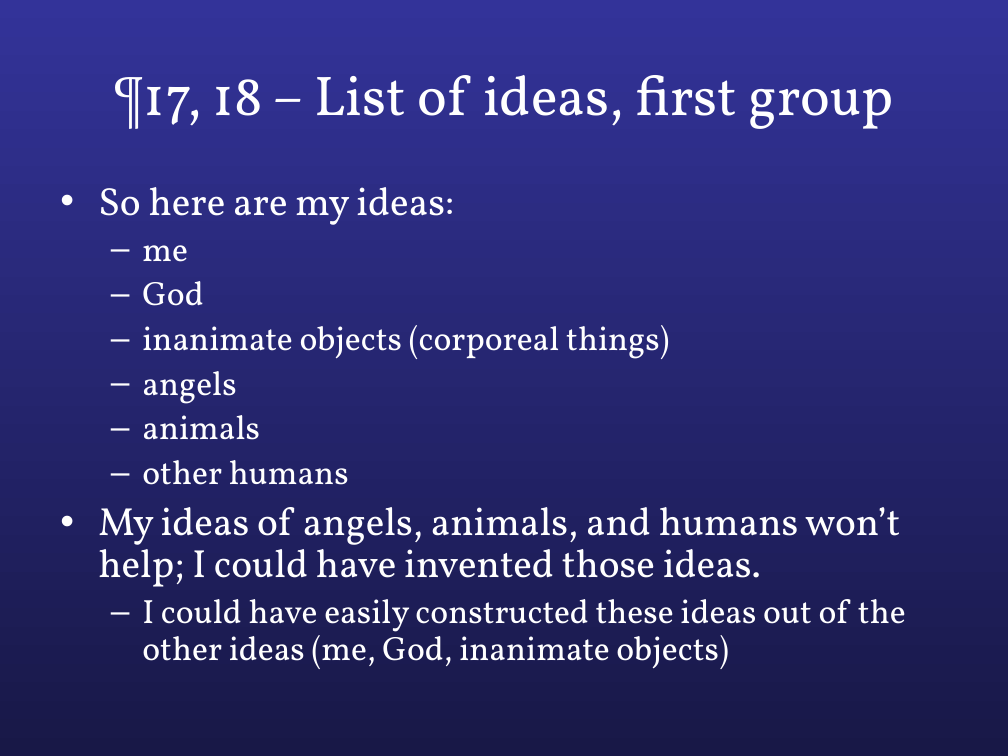
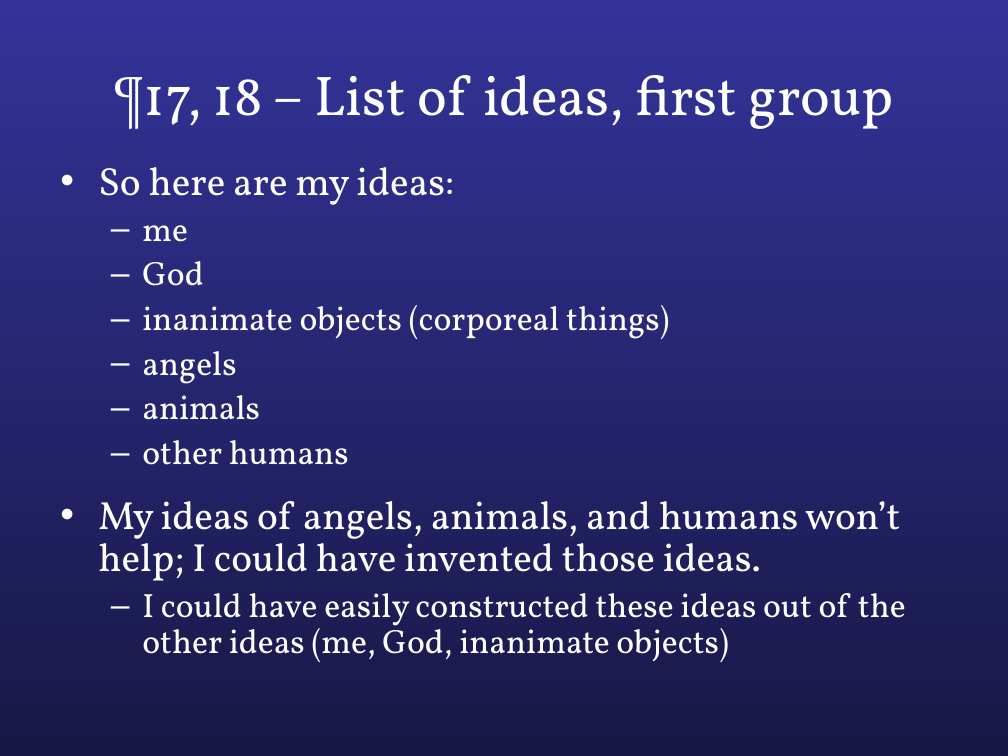
Before and after one commit to colemitchell/colemitchell.github.io, a slide deck: slide 17 of PHIL2220/Med III.ppt. Drawn at 1008x756 pixels with LibreOffice and Linux fonts; fonts in the diff are those of the drawing. Boxes give left, top, right and bottom in pixels: in the first picture for what was removed or moved away, otherwise in the second. Text is boxed around its words. In the diff, an @@ line names an element or a change of style, - is before the commit and + after.

```diff
--- a/PHIL2220/Med III.ppt
+++ b/PHIL2220/Med III.ppt
@@ text "So here are my ideas:": place and size @@
-text "So here are my ideas:" at [98, 187, 906, 669]
+text "So here are my ideas:" at [98, 167, 906, 662]
@@ text at [142, 440, 349, 465]: more space between paragraphs @@
```
Also in this commit, not shown: 7 other slides changed.
